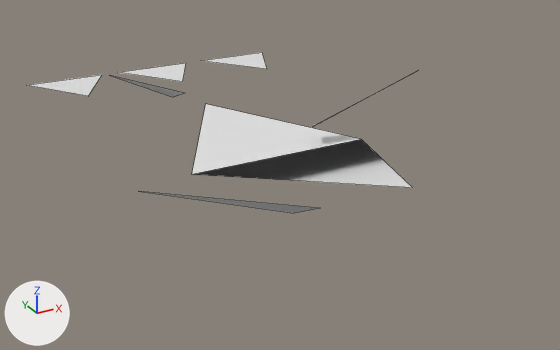
The OBJ model GameData/Meshes/Ships/voidborn/bomber_heavy.obj as it was, and as the next commit left it.
One viewpoint serves both versions: a camera (50 mm lens) standing at (-2.66, -4.81, 2.25) and looking at (-0.03, -0.03, -0.14). Every picture has the same lights, and +X, +Y and +Z are marked at lower left. The picture after the commit comes second. Mesh edges are drawn as thin lines. Where no turn or scale is listed for an object, it has been applied to the vertices. Vertices at exactly the same position are counted once.

The first picture shows 'bomber_heavy'.
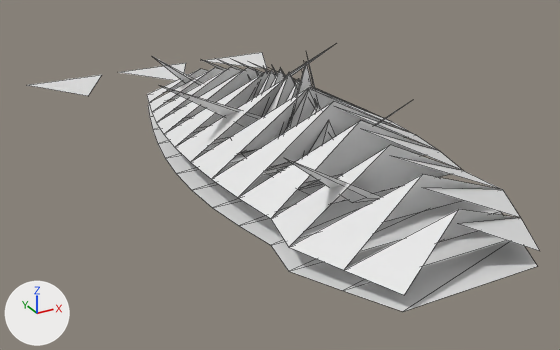
Edits to the bpy script that builds the scene:
```text
Change me_bomber_heavy:
    used by ob_bomber_heavy; location = (0.0, 0.0, 0.0)
    remove me_bomber_heavy.from_pydata(...)  # 22 vertices, 8 faces; spans x -1.55..1.3, y -1.58..2.8, z 0.0..0.58
    add me_bomber_heavy.from_pydata(...)  # 203 vertices, 153 faces; spans x -1.3..1.3, y -2.15..2.8, z 0.0..0.9
    me_bomber_heavy part 1: the loose piece of 4 vertices spanning x -0.74..0.74, y -1.58..1.42, z 0.0..0.37 is rebuilt with 50 vertices and now spans x -0.84..0.84, y -2.15..1.65, z 0.1..0.65
    me_bomber_heavy part 2: the loose piece of 3 vertices spanning x -1.55..-0.39, y -1.31..-1.07, z 0.1..0.58 is deleted
    me_bomber_heavy part 3: the loose piece of 3 vertices spanning x -0.92..-0.23, y 1.22..1.46, z 0.1..0.45 is deleted
    me_bomber_heavy part 4: the loose piece of 3 vertices spanning x 0.31..1.24, y -0.04..0.2, z 0.1..0.51 is deleted
    me_bomber_heavy part 5
    124 vertices are added at x -1.0..0.84, y -2.15..1.65, z 0.0..0.9
    14 new vertices lie (0.32, 0.0, 0.0) away from vertices in x -0.16, y -0.73..0.61, z 0.0..0.26
    6 new vertices lie (0.52, 0.0, 0.0) away from vertices in x -0.26, y -0.2..0.07, z 0.0..0.22
    114 new faces join them
```

Boxes (x1, y1, x2, y2) around the edits, measured in the pictures (560 x 350 px):
'bomber_heavy', reshaped (33% wider, 65% taller): before (28, 52, 413, 213); after (28, 45, 540, 312)
part 1 of me_bomber_heavy, rebuilt (77% wider, 179% taller): before (192, 104, 413, 188); after (147, 59, 540, 295)
part 2 of me_bomber_heavy, deleted: before (147, 192, 319, 213)
part 3 of me_bomber_heavy, deleted: before (109, 75, 184, 97)
part 4 of me_bomber_heavy, deleted: before (312, 74, 411, 127)
part 5 of me_bomber_heavy, added: after (148, 45, 537, 312)
